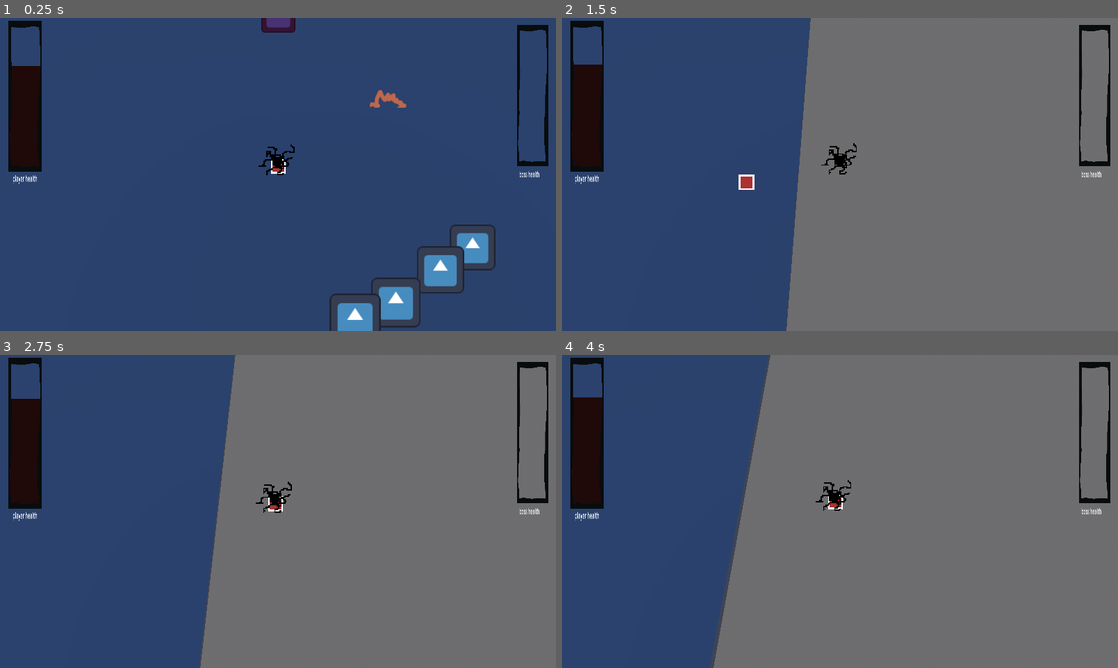
Above: before the commit, frames 1-4 (two rows, left to right).
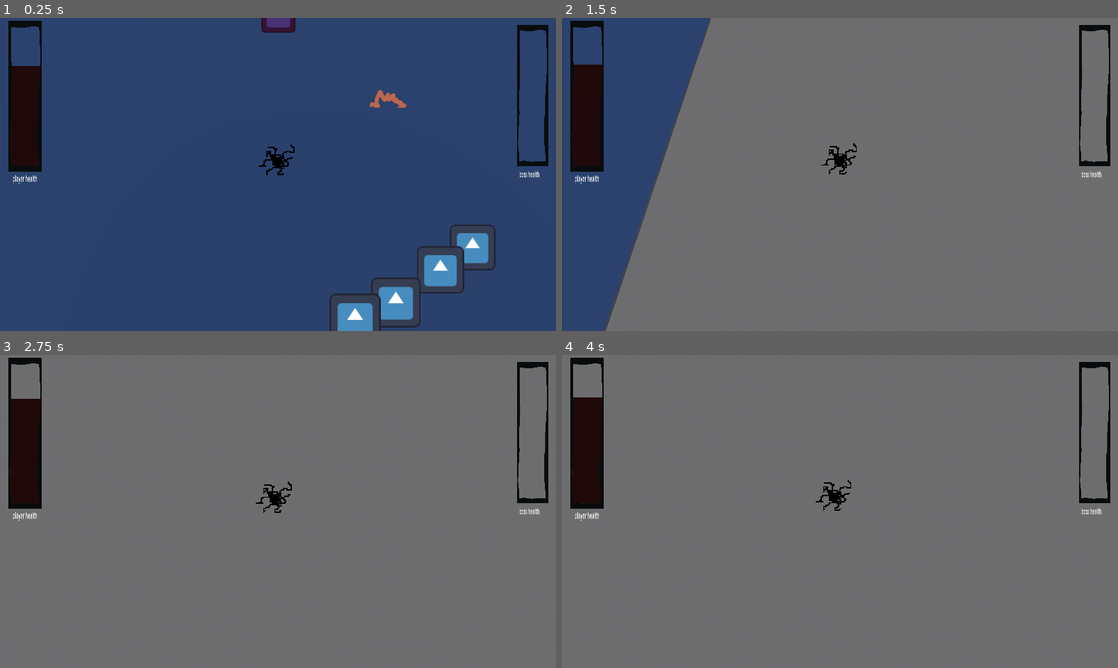
Above: after the commit, the same moments.

Repository: Area9579/Haustoria
Game: Godot game, scene res://Scenes/main.tscn
Two runs of this game, one before a commit and one after it. Both use one fixed random seed, a clock stepped at 60 frames per second and the inputs below. The engine's default icon, where the game draws it, is replaced by a stand-in: a white triangle on a blue panel in a dark square.
Inputs (mouse positions are in pixels of both pictures, inside the frame that each line leads up to):
- Up to frame 1 (0.25 s): no input
- Up to frame 2 (1.5 s): move the mouse to (962, 158) at 0.52 s; press the mouse at (962, 158) at 0.53 s; tap Space (jump) at 0.77 s; move the mouse to (728, 190) at 1.27 s; release the mouse at (728, 190) at 1.28 s; click (728, 190) at 1.35 s
- Up to frame 3 (2.75 s): tap Space (jump) at 1.52 s; move the mouse to (333, 442) at 2.02 s; press the mouse at (333, 442) at 2.03 s
- Up to frame 4 (4 s): tap Enter at 2.75 s; move the mouse to (812, 574) at 2.77 s; release the mouse at (812, 574) at 2.78 s; click (812, 574) at 2.85 s; tap Space (jump) at 3.02, 3.77 s; move the mouse to (1006, 558) at 3.52 s; press the mouse at (1006, 558) at 3.53 s

The runs differ from the first frame. In frame 1, less than 0.1% of the frame differs, in the area x 48-52%, y 45-50%; in frame 2, 26%; in frame 3, 37%, in the area x 0-51%, y 0-100%; in frame 4, 30%.

Commit message:
Movement is good enough to push to main
Primarily bug fixes and reimplementation of cooldown

Diff:
--- a/Scenes/Player.tscn
+++ b/Scenes/Player.tscn
@@ -11,7 +11,6 @@
 [ext_resource type="Texture2D" uid="uid://dj633coyrkljw" path="res://Assets/barplaceholder.png" id="5_x6hvr"]
 [ext_resource type="Texture2D" uid="uid://bqk50iwcx2kjs" path="res://Assets/PlayerAnimations/attack/GoopyGoober5.png" id="6_k0i1t"]
 [ext_resource type="Script" path="res://Scripts/ui.gd" id="9_t2dxl"]
-[ext_resource type="Texture2D" uid="uid://bkcrh7bxbpml" path="res://Assets/Item1.png" id="12_qsi5h"]
 
 [sub_resource type="CylinderShape3D" id="CylinderShape3D_0kq8h"]
 height = 0.941026
@@ -68,7 +67,7 @@
 script = ExtResource("3_iy2vu")
 
 [node name="CooldownTimer" type="Timer" parent="."]
-wait_time = 0.5
+wait_time = 0.6
 one_shot = true
 
 [node name="UI" type="Control" parent="."]
@@ -123,9 +122,3 @@
 offset_bottom = 652.118
 scale = Vector2(2.17141, 2.17141)
 text = "player health"
-
-[node name="Sprite3D2" type="Sprite3D" parent="."]
-transform = Transform3D(5, 0, 0, 0, 5, 0, 0, 0, 5, 0, 0.265, 0)
-billboard = 1
-texture_filter = 2
-texture = ExtResource("12_qsi5h")
--- a/Scripts/player.gd
+++ b/Scripts/player.gd
@@ -1,8 +1,6 @@
 extends CharacterBody3D
 
 @onready var dashCooldown: Timer = $CooldownTimer
-@onready var mouseCooldown: Timer = $MouseInputTimer
-
 @onready var sprite_3d: AnimatedSprite3D = $Sprite3D
 
 var clickPositionx
@@ -18,6 +16,7 @@
 var oldGrabPosition: Vector2
 var oldPlayerPosition: Vector3
 var oldMouseVelocity: Vector3
+var mouseVelocity: Vector3
 
 
 
@@ -37,15 +36,18 @@
 		oldGrabPosition = getGrabPosition()
 		oldMousePosition = getMouseWorldPosition()
 		oldPlayerPosition = position
-		if dashCooldown.is_stopped(): #the dash cooldown still needs to be reimplemented
-			#this is a visual for debugging (we'll remove this later)
-			find_child("Sprite3D2").position = Vector3(getGrabPosition().x,find_child("Sprite3D2").position.y,getGrabPosition().y)
-			#mouseCooldown.start()
+		#find_child("Sprite3D2").position = Vector3(getGrabPosition().x,find_child("Sprite3D2").position.y,getGrabPosition().y)
+
 	else: #decelerate constantly when not actively moving using left click
 		decelerate(delta)
-	if Input.is_action_pressed("Left Click"): #
+
+	if Input.is_action_pressed("Left Click"): #as you hold the mouse button
 		oldMouseVelocity = getMouseWorldPosition()
 		dragSelf()
+
+	if Input.is_action_just_released("Left Click") and dashCooldown.is_stopped():
+		velocity = mouseVelocity
+		dashCooldown.start()
 
 	#move using velocity and check to bounce off surfaces
 	move_and_slide()
@@ -92,17 +94,12 @@
 		velocity.z += get_wall_normal().z * BOUNCE_MULTIPLIER
 
 
-func _on_mouse_input_timer_timeout() -> void: #need to reinplement this
-	dashCooldown.start()
-
-
 func dragSelf(): #drags the player around the grabbed point and then tracks the mouse velocity until released
-	find_child("Sprite3D2").position = Vector3(getGrabPosition().x,find_child("Sprite3D2").position.y,getGrabPosition().y)
+	#find_child("Sprite3D2").position = Vector3(getGrabPosition().x,find_child("Sprite3D2").position.y,getGrabPosition().y)
 	position.x = oldPlayerPosition.x + oldGrabPosition.x - getGrabPosition().x
 	position.z = oldPlayerPosition.z + oldGrabPosition.y - getGrabPosition().y
 
-	var mouseVelocity = (oldMouseVelocity - getMouseWorldPosition())
-	velocity = -mouseVelocity * VELOCITY_MULTIPLIER
+	mouseVelocity = -(oldMouseVelocity - getMouseWorldPosition()) * VELOCITY_MULTIPLIER
 
 
 func getGrabPosition(): #gets the position of the grabbed point when you click within a circle with a given radius
Not shown: 1 places in Scenes/Player.tscn that only renumber resources
